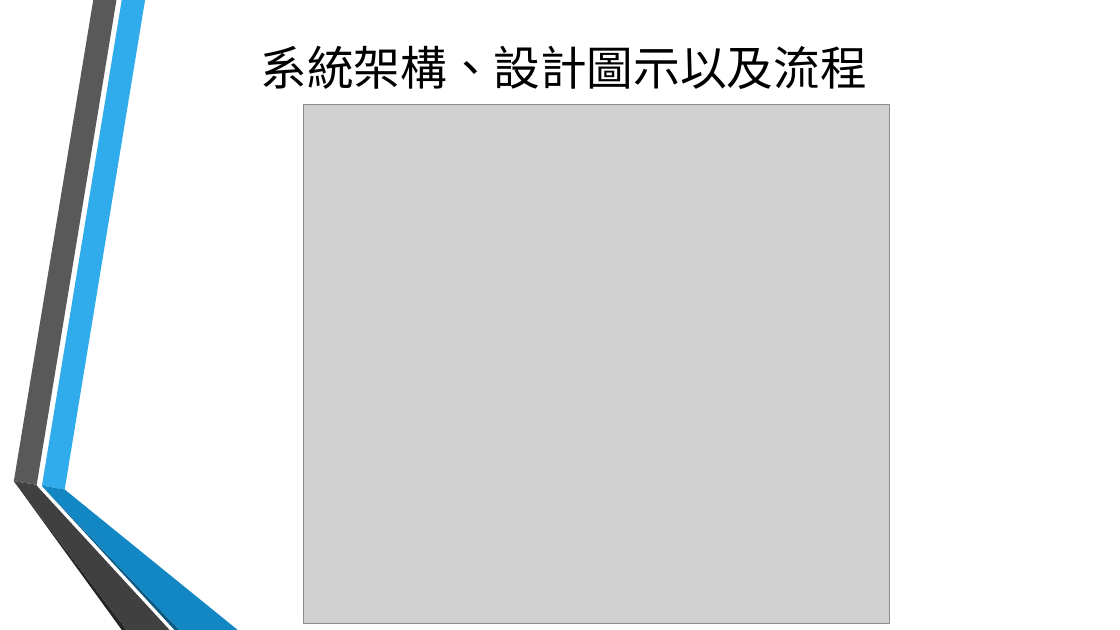
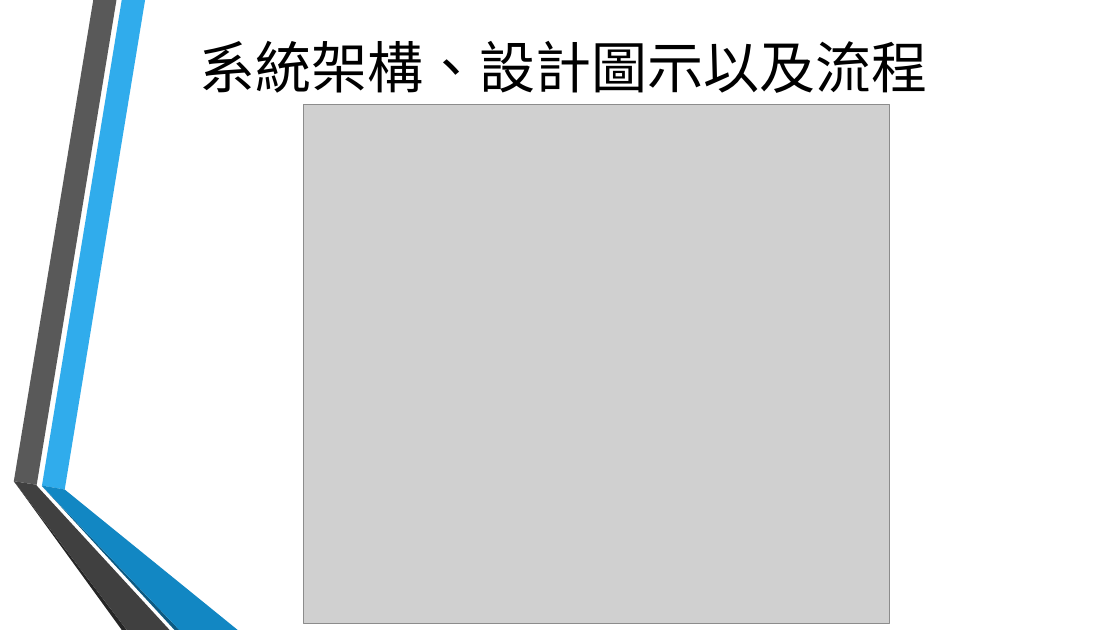
Before and after one commit to TeamTOS/courseSelecting, a slide deck: slide 7 of 期末結案.pptx. Drawn at 1120x630 pixels with LibreOffice and Linux fonts; fonts in the diff are those of the drawing; grey boxes stand for pictures; background and template pictures are left out. Boxes give left, top, right and bottom in pixels: in the first picture for what was removed or moved away, otherwise in the second. Text is boxed around its words. In the diff, an @@ line names an element or a change of style, - is before the commit and + after.

```diff
--- a/期末結案.pptx
+++ b/期末結案.pptx
@@ title "系統架構、設計圖示以及流程" at (x1=200, y1=41, x2=928, y2=93): size 40 to 48 pt @@
```
Also in this commit, not shown: 7 other slides changed, 8 slides added.
